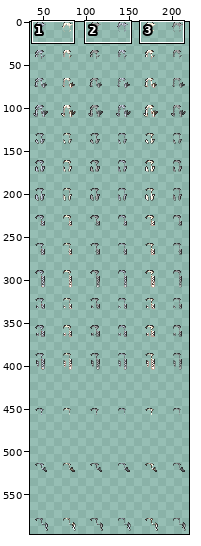
Two states of a sprite sheet, graphics/images/nillian_hair.png. Above: a wide view before the commit, with the close-up outlined.
Close-up. First the earlier version:
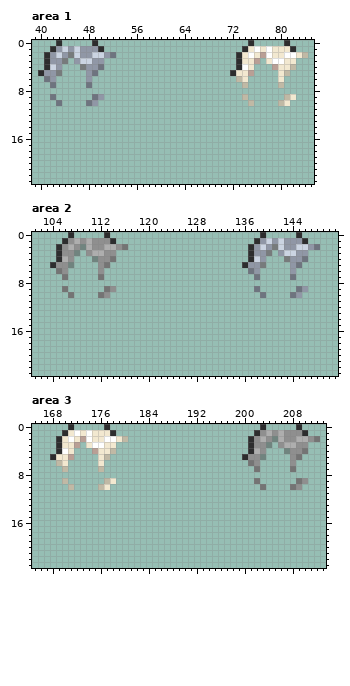
The file is 256x1056 pixels. Colours within 5 levels of each other are drawn and written as one. Shown: area 1: x 39..85, y 0..23; area 2: x 101..151, y 0..23; area 3: x 165..213, y 0..23. The old version is drawn lined up with the new one. The wide view leaves out empty margins. The commit also changed other parts of the picture, which this record leaves out.
And afterwards:
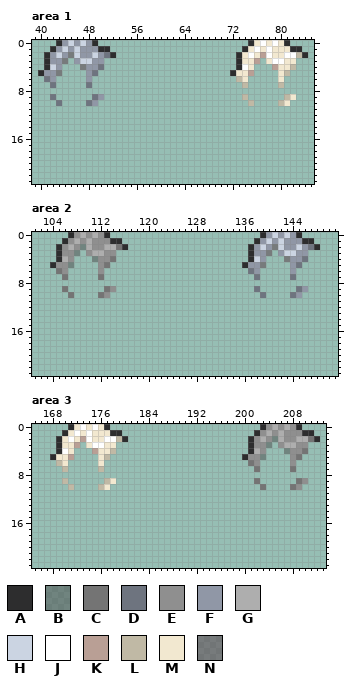
Palette (. is transparent): A #2d2d2e  B #4a4a4a80  C #747474  D #6e747f  E #8f8f8f  F #9097a6  G #aeaeae  H #cbd4e2  J #ffffff  K #b99f95  L #c0b9a5  M #f2e8d0  N #59394580
Difference:
whole drawing moved by +0,-1 (the old picture is shown already moved)
Changed rows in their new state; - is an unchanged pixel.
Area 1:
first column x 44:
 0 FHFHF---------------------------MJMJM----
 1 -------A-------------------------------A-
 2 ------FDA------------------------------LA
Area 2:
first column x 108:
 0 EGEGE---------------------------FHFHF----
 1 -------A-------------------------------A-
 2 -------CA-----------------------------FDA
Area 3:
first column x 172:
 0 MJMJM---------------------------EGEGE----
 1 -------A-------------------------------A-
 2 -------LA------------------------------CA
